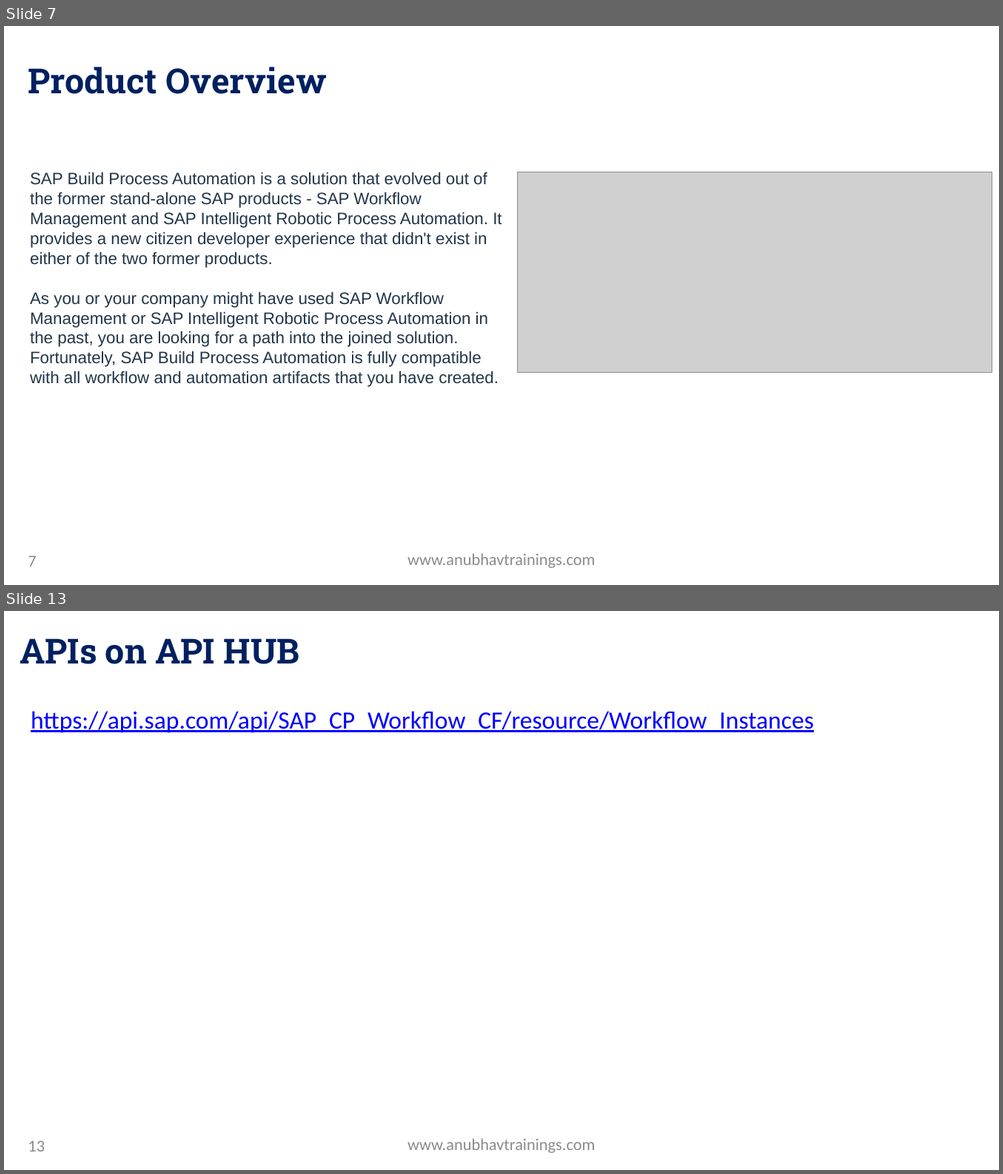
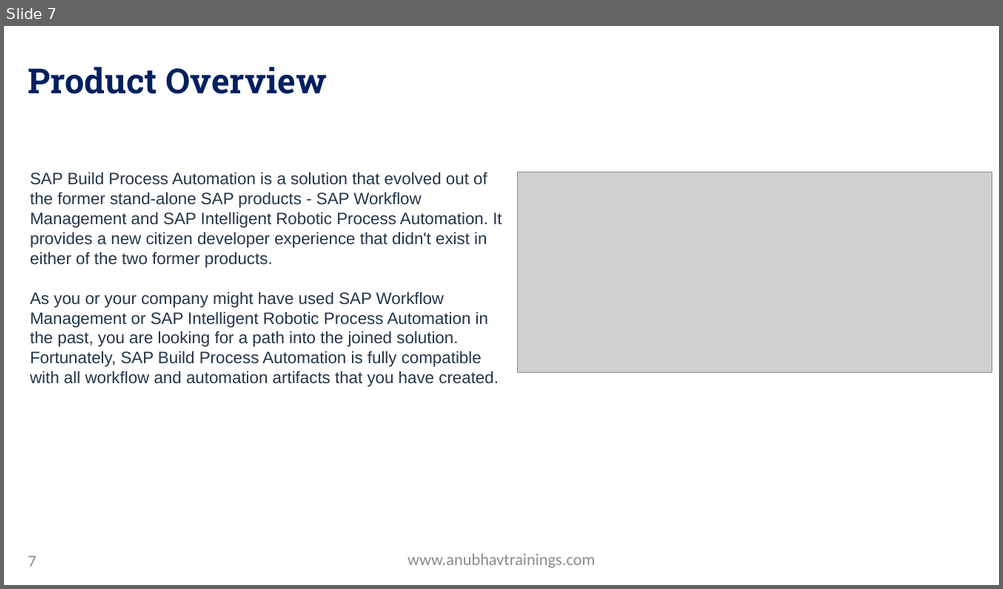
Before and after one commit to soyuztechnologies/SAP_BTP_Build_Apps_Training, a slide deck: Day 8/Day 8 -Build Apps Training.pptx. Shown one above the other, each under a label of ours: slides 7 and 13 before the commit, slide 7 after it; the slides between them are not shown. The pictures are 1003x1174 and 1003x589 pixels, drawn with LibreOffice and Linux fonts; fonts in the diff are those of the drawing; grey boxes stand for pictures; background and template pictures are left out. Boxes give left, top, right and bottom in pixels: in the first picture for what was removed or moved away, otherwise in the second. Text is boxed around its words. In the diff, an @@ line names an element or a change of style, - is before the commit and + after.

```diff
--- a/Day 8/Day 8 -Build Apps Training.pptx
+++ b/Day 8/Day 8 -Build Apps Training.pptx
@@ slide 13 removed at (4,611,999,1170), background picture (left out) @@
@@ title removed at (20,638,300,664) @@
-APIs on API HUB
@@ text removed at (31,711,814,733) @@
-https://api.sap.com/api/SAP_CP_Workflow_CF/resource/Workflow_Instances
@@ page number removed at (28,1141,45,1152) @@
-13
@@ text removed at (407,1139,595,1153) @@
-www.anubhavtrainings.com
```
Also in this commit, not shown: 6 other slides removed, 3 other files.
